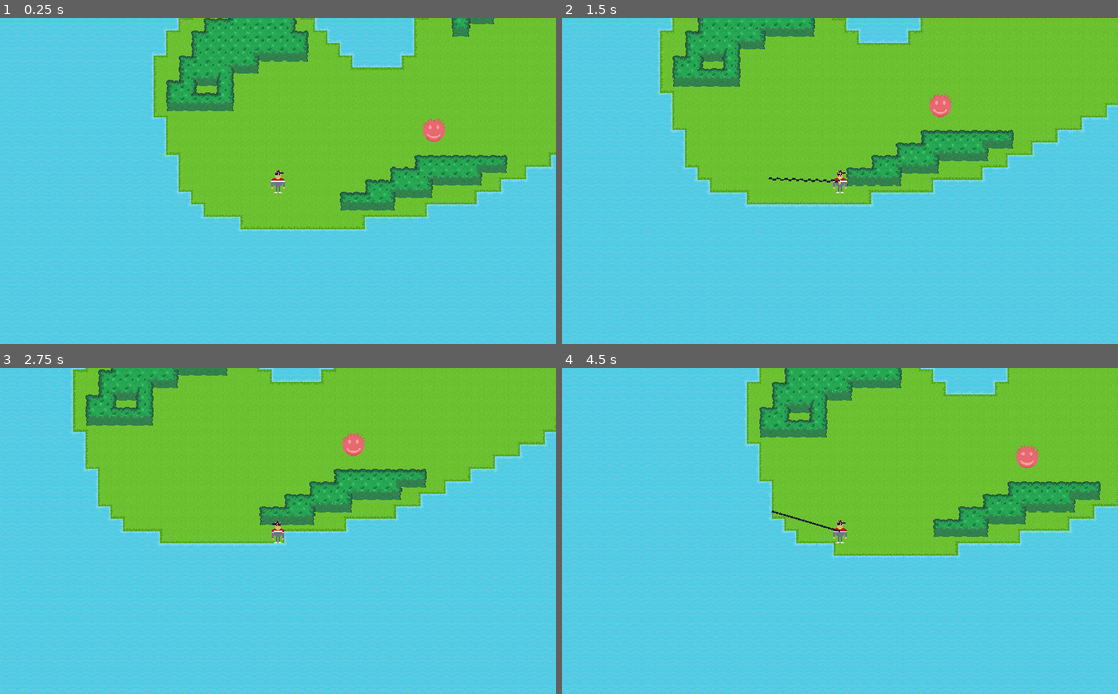
Above: before the commit, frames 1-4 (two rows, left to right).
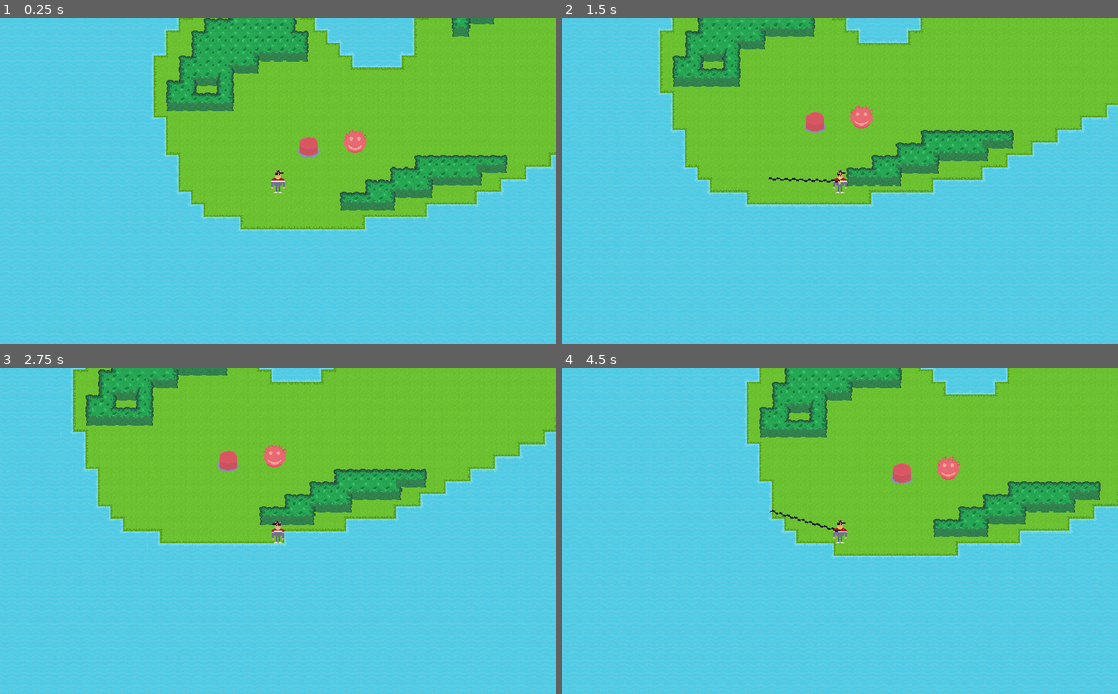
Above: after the commit, the same moments.

Repository: siffer331/Emalgemated
Game: Godot game, scene res://Src/Main/Main.tscn
Same seed, same stepped clock (60 frames per second), same inputs: the game is played once before the commit and once after it.
Inputs (mouse positions are in pixels of both pictures, inside the frame that each line leads up to):
- Up to frame 1 (0.25 s): no input
- Up to frame 2 (1.5 s): move the mouse to (962, 164) at 0.52 s; press the mouse at (962, 164) at 0.53 s; hold D (player_move_right) 0.53-1.28 s; move the mouse to (728, 197) at 1.27 s; release the mouse at (728, 197) at 1.28 s; hold S (player_move_down) from 1.28 s (still down); click (728, 197) at 1.35 s
- Up to frame 3 (2.75 s): tap Enter at 2 s; move the mouse to (333, 459) at 2.02 s; release S (player_move_down) at 2.03 s; press the mouse at (333, 459) at 2.03 s; hold D (player_move_right) from 2.03 s (still down)
- Up to frame 4 (4.5 s): move the mouse to (812, 596) at 2.77 s; release D (player_move_right) at 2.78 s; release the mouse at (812, 596) at 2.78 s; hold W (player_move_up) 2.78-3.53 s; click (812, 596) at 2.85 s; tap Space at 3.5 s; move the mouse to (1006, 579) at 3.52 s; press the mouse at (1006, 579) at 3.53 s; hold A (player_move_left) from 3.53 s (still down); move the mouse to (673, 482) at 4.27 s; release the mouse at (673, 482) at 4.28 s; click (673, 482) at 4.35 s

The runs differ from the first frame. In frame 1, 0.6% of the frame differs, in the area x 53-81%, y 30-43%; in frame 2, 0.6%; in frame 3, 0.6%; in frame 4, 0.7%, in the area x 37-86%, y 23-51%.

Commit message:
button

Diff:
--- a/Src/Enemies/Enemy.tscn
+++ b/Src/Enemies/Enemy.tscn
@@ -8,6 +8,8 @@
 [node name="Enemy" type="KinematicBody2D" groups=[
 "Capturable",
 ]]
+collision_layer = 2048
+collision_mask = 3
 script = ExtResource( 4 )
 
 [node name="Statemachine" type="Node" parent="."]
--- a/Src/Enemies/Projectile.gd
+++ b/Src/Enemies/Projectile.gd
@@ -5,4 +5,12 @@
 
 
 func _process(delta: float) -> void:
-	pass
+	position += transform.x*speed*delta
+
+
+func _on_Timer_timeout() -> void:
+	queue_free()
+
+
+func _on_body_entered(body: PhysicsBody2D) -> void:
+	queue_free()
--- a/Src/Enemies/Projectile.tscn
+++ b/Src/Enemies/Projectile.tscn
@@ -7,6 +7,7 @@
 extents = Vector2( 5.5, 4 )
 
 [node name="Projectile" type="Area2D"]
+collision_layer = 0
 script = ExtResource( 2 )
 
 [node name="Col" type="CollisionShape2D" parent="."]
@@ -15,3 +16,9 @@
 [node name="Sprite" type="Sprite" parent="."]
 rotation = 1.5708
 texture = ExtResource( 1 )
+
+[node name="Timer" type="Timer" parent="."]
+wait_time = 3.0
+
+[connection signal="body_entered" from="." to="." method="_on_body_entered"]
+[connection signal="timeout" from="Timer" to="." method="_on_Timer_timeout"]
--- a/Src/Enemies/Ranged/Ranged.tscn
+++ b/Src/Enemies/Ranged/Ranged.tscn
@@ -1,7 +1,8 @@
-[gd_scene load_steps=4 format=2]
+[gd_scene load_steps=5 format=2]
 
 [ext_resource path="res://Src/Systems/Statemachine/State.gd" type="Script" id=1]
 [ext_resource path="res://Src/Enemies/Enemy.tscn" type="PackedScene" id=2]
+[ext_resource path="res://Src/Enemies/Ranged/RangedController.gd" type="Script" id=3]
 
 [sub_resource type="CircleShape2D" id=1]
 radius = 12.5724
@@ -12,6 +13,9 @@
 initial_state = NodePath("Idle")
 controller_path = NodePath("Controller")
 
+[node name="Controller" parent="Statemachine" index="0"]
+script = ExtResource( 3 )
+
 [node name="Idle" type="Node" parent="Statemachine" index="1"]
 script = ExtResource( 1 )
 
--- /dev/null
+++ b/Src/Enemies/Ranged/RangedController.gd
@@ -0,0 +1,8 @@
+extends EnemyController
+
+
+func use(dir: Vector2) -> void:
+	var projectile = load("res://Src/Enemies/Projectile.tscn").instance()
+	owner.get_parent().add_child(projectile)
+	projectile.rotation = dir.angle()
+	projectile.position = owner.position
--- a/Src/Level/Level.tscn
+++ b/Src/Level/Level.tscn
@@ -9,12 +9,16 @@
 [node name="tileset_grass" type="TileMap" parent="."]
 tile_set = ExtResource( 2 )
 cell_size = Vector2( 16, 16 )
+collision_layer = 0
+collision_mask = 0
 format = 1
 tile_data = PoolIntArray( -1769431, 0, 0, -1769430, 0, 2, -1769423, 0, 0, -1769422, 0, 2, -1703895, 0, 65536, -1703894, …(22927 unchanged characters)…
 
 [node name="tileset_water" type="TileMap" parent="."]
 tile_set = ExtResource( 1 )
 cell_size = Vector2( 16, 16 )
+collision_layer = 2
+collision_mask = 0
 format = 1
 tile_data = PoolIntArray( -2162721, 0, 0, -2162720, 0, 1, -2162719, 0, 1, -2162718, 0, 1, -2162717, 0, 1, -2162716, 0,  …(106366 unchanged characters)…
 
@@ -22,5 +26,6 @@
 z_index = 2
 tile_set = ExtResource( 3 )
 cell_size = Vector2( 16, 16 )
+collision_mask = 0
 format = 1
 tile_data = PoolIntArray( -1376200, 47, 196608, -1376199, 47, 7, -1376191, 47, 4, -1376190, 47, 196610, -1310663, 47, 1 …(2937 unchanged characters)…
--- a/Src/Main/Main.tscn
+++ b/Src/Main/Main.tscn
@@ -1,8 +1,9 @@
-[gd_scene load_steps=4 format=2]
+[gd_scene load_steps=5 format=2]
 
 [ext_resource path="res://Src/Player/Player.tscn" type="PackedScene" id=1]
 [ext_resource path="res://Src/Level/Level.tscn" type="PackedScene" id=2]
 [ext_resource path="res://Src/Enemies/Ranged/Ranged.tscn" type="PackedScene" id=3]
+[ext_resource path="res://Src/Systems/Trigger/Button/Button.tscn" type="PackedScene" id=4]
 
 [node name="Main" type="Node2D"]
 
@@ -13,5 +14,7 @@
 [node name="Level" parent="." instance=ExtResource( 2 )]
 
 [node name="Ranged" parent="." instance=ExtResource( 3 )]
-position = Vector2( 201.273, -62.7307 )
-script = null
+position = Vector2( 99.6464, -47.9312 )
+
+[node name="Button" parent="." instance=ExtResource( 4 )]
+position = Vector2( 40.3631, -43.3062 )
--- a/Src/Player/Controller.gd
+++ b/Src/Player/Controller.gd
@@ -42,6 +42,9 @@
 	if event.is_action_pressed("use"):
 		if capture_length == 0:
 			cast_capture()
+			for enemy in captured:
+				var controller = enemy.get_node("Statemachine/Controller")
+				controller.use(owner.get_local_mouse_position())
 
 
 func cast_capture() -> void:
--- a/Src/Player/Player.tscn
+++ b/Src/Player/Player.tscn
@@ -105,7 +105,7 @@
 
 [node name="CaptureCast" type="RayCast2D" parent="."]
 enabled = true
-collision_mask = 3
+collision_mask = 2049
 
 [node name="Tween" type="Tween" parent="."]
 
--- /dev/null
+++ b/Src/Systems/Trigger/Button/Button.gd
@@ -0,0 +1,14 @@
+extends "res://Src/Systems/Trigger/Trigger.gd"
+
+var holding := 0
+
+
+func _on_body_entered(body: PhysicsBody2D) -> void:
+	holding += 1
+	$Sprite.frame = 1
+
+
+func _on_body_exited(body : PhysicsBody2D) -> void:
+	holding -= 1
+	if holding == 0:
+		$Sprite.frame = 0
--- /dev/null
+++ b/Src/Systems/Trigger/Button/Button.tscn
@@ -0,0 +1,23 @@
+[gd_scene load_steps=4 format=2]
+
+[ext_resource path="res://Assets/Terrain/button/ButtonSprites.png" type="Texture" id=1]
+[ext_resource path="res://Src/Systems/Trigger/Button/Button.gd" type="Script" id=2]
+
+[sub_resource type="RectangleShape2D" id=1]
+extents = Vector2( 14, 14 )
+
+[node name="Button" type="Area2D"]
+collision_layer = 0
+collision_mask = 3072
+script = ExtResource( 2 )
+
+[node name="Sprite" type="Sprite" parent="."]
+texture = ExtResource( 1 )
+hframes = 2
+
+[node name="Col" type="CollisionShape2D" parent="."]
+position = Vector2( 0, 1 )
+shape = SubResource( 1 )
+
+[connection signal="body_entered" from="." to="." method="_on_body_entered"]
+[connection signal="body_exited" from="." to="." method="_on_body_exited"]
--- /dev/null
+++ b/Src/Systems/Trigger/Trigger.gd
@@ -0,0 +1,6 @@
+class_name Trigger
+extends Area2D
+
+signal value_changed(value)
+
+var value := false
--- a/project.godot
+++ b/project.godot
@@ -29,6 +29,11 @@
 "language": "GDScript",
 "path": "res://Src/Systems/Statemachine/Statemachine.gd"
 }, {
+"base": "Area2D",
+"class": "Trigger",
+"language": "GDScript",
+"path": "res://Src/Systems/Trigger/Trigger.gd"
+}, {
 "base": "Node",
 "class": "Util",
 "language": "GDScript",
@@ -39,6 +44,7 @@
 "EnemyController": "",
 "State": "",
 "Statemachine": "",
+"Trigger": "",
 "Util": ""
 }
 
Not shown, changed: .mono/metadata/ide_messaging_meta.txt
Not shown, added: Assets/Terrain/button/ButtonSprites.png.import
